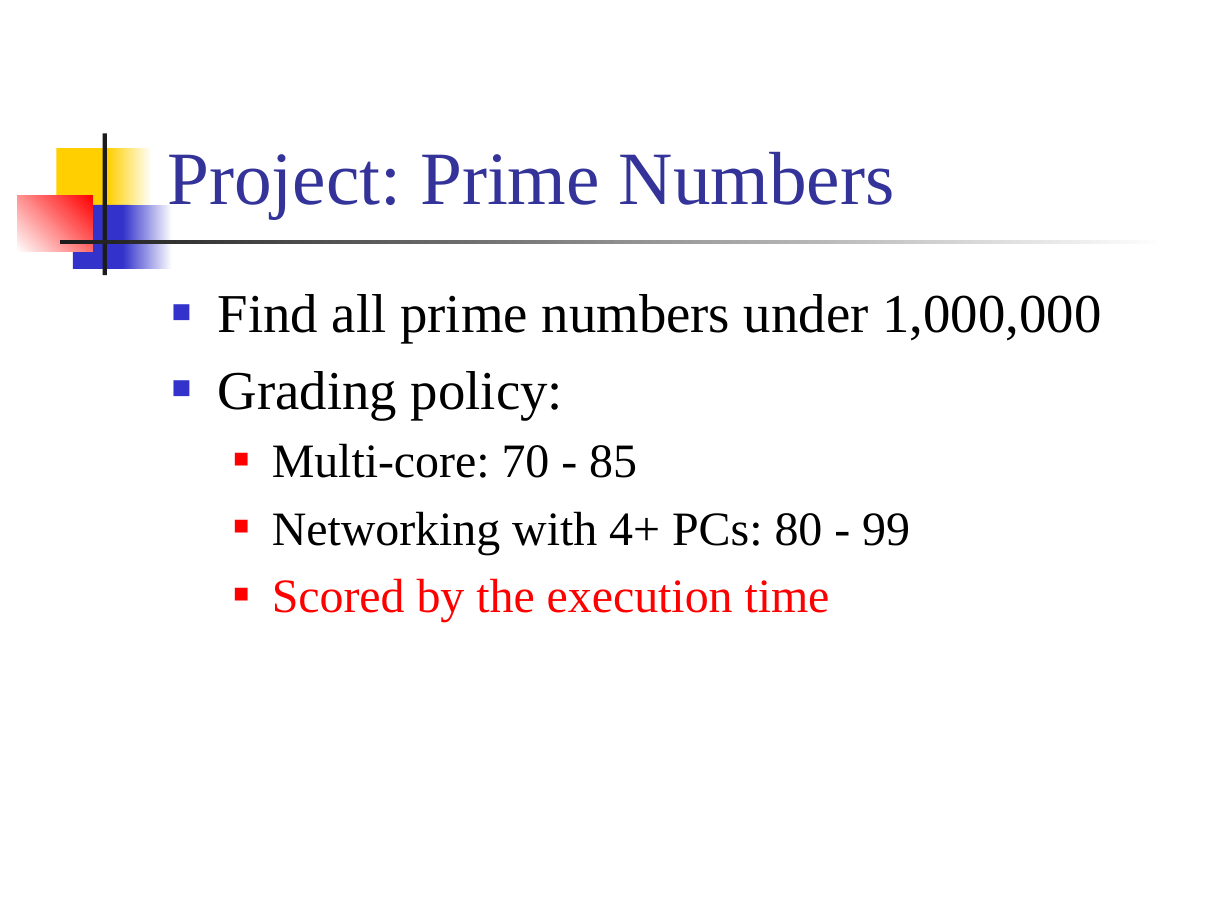
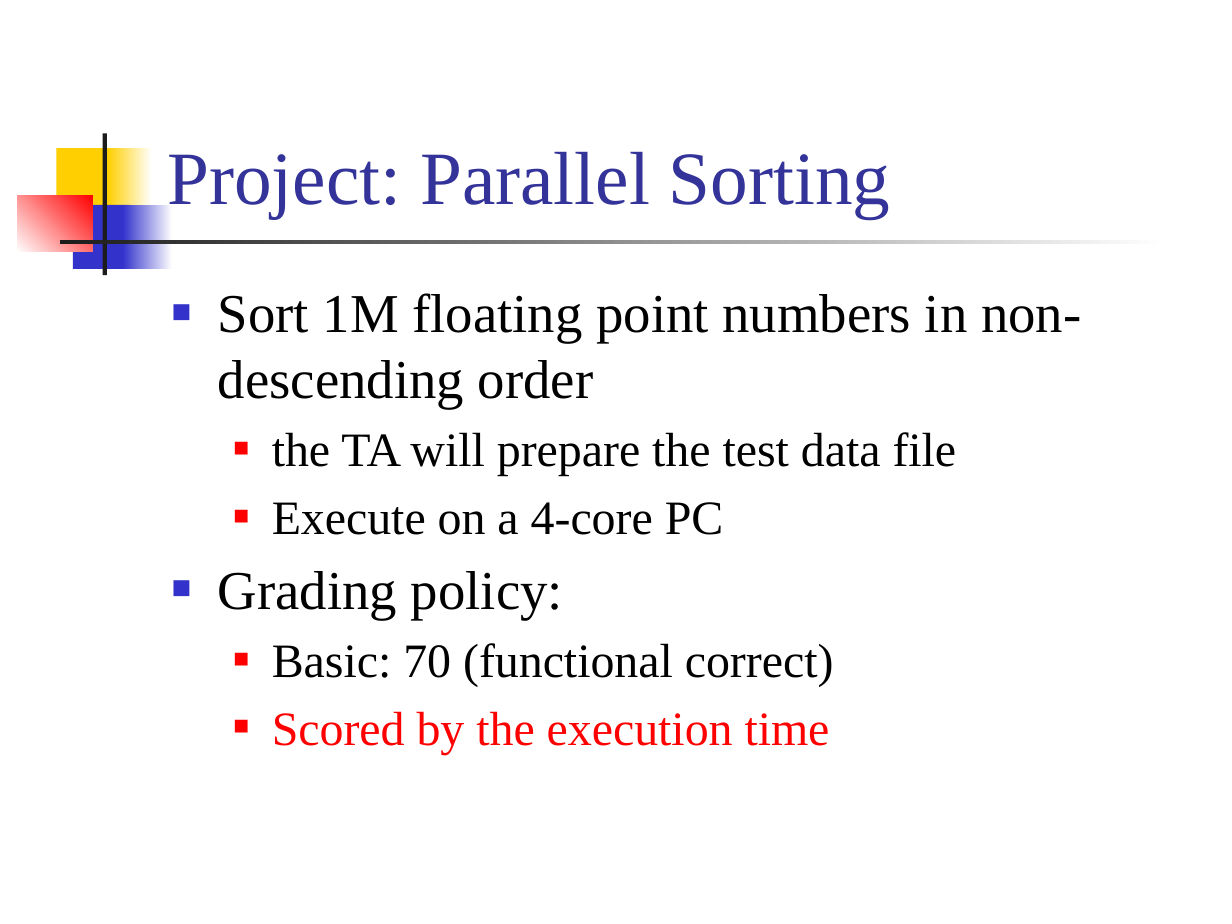
Before and after one commit to CGUSystemCourses/Unix-2018, a slide deck: slide 3 of lectures/term_project/term_project.pptx. Drawn at 1232x924 pixels with LibreOffice and Linux fonts; fonts in the diff are those of the drawing. Boxes give left, top, right and bottom in pixels: in the first picture for what was removed or moved away, otherwise in the second. Text is boxed around its words. In the diff, an @@ line names an element or a change of style, - is before the commit and + after.

Commit message:
revise term project for 2019-fall semester

```diff
--- a/lectures/term_project/term_project.pptx
+++ b/lectures/term_project/term_project.pptx
@@ title at box(167, 151, 891, 219): text changed @@
-Project: Prime Numbers
+Project: Parallel Sorting
@@ text at box(218, 293, 1081, 535): text changed; size 32 to 28 pt @@
-■ Find all prime numbers under 1,000,000
+■ Sort 1M floating point numbers in non-descending order
+  ■ the TA will prepare the test data file
+  ■ Execute on a 4-core PC
@@ text at box(272, 643, 834, 687): text changed @@
-  ■ Multi-core: 70 - 85
-  ■ Networking with 4+ PCs: 80 - 99
+  ■ Basic: 70 (functional correct)
```
Also in this commit, not shown: 1 other slide changed.
